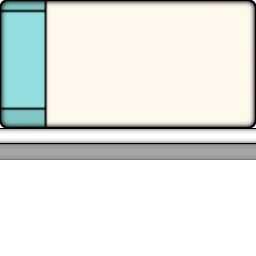
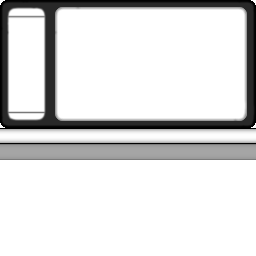
Revision of a layered 256x256 image; what changed, layer by layer:
moved "Layer #5" above "Layer #4", painted on it over [1, 1, 247, 127]
painted on "Layer #4" over [43, 1, 247, 127]
"Layer #7": opacity 100% → 58%, painted on it over [1, 8, 46, 114]
removed layer "Layer #8" from group "Layer Group" over [1, 11, 46, 109]
painted on "Layer #3" over [1, 1, 255, 127]
moved "Layer #2" above "Layer #1", painted on it, masked it over [0, 0, 256, 128]
painted on "Layer #1" over [0, 0, 256, 128]
